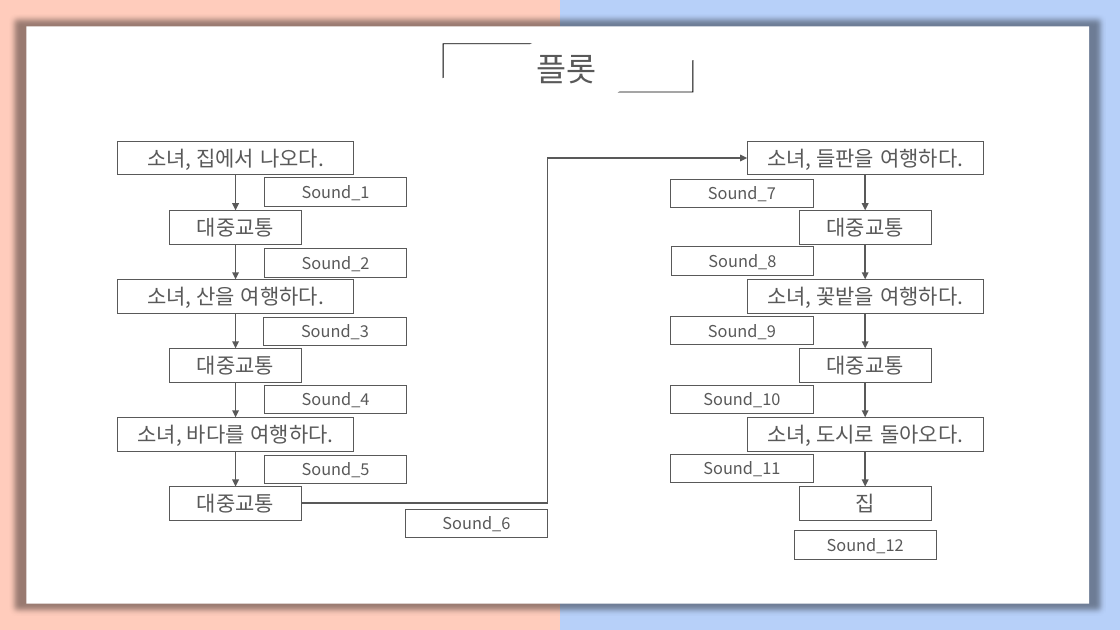
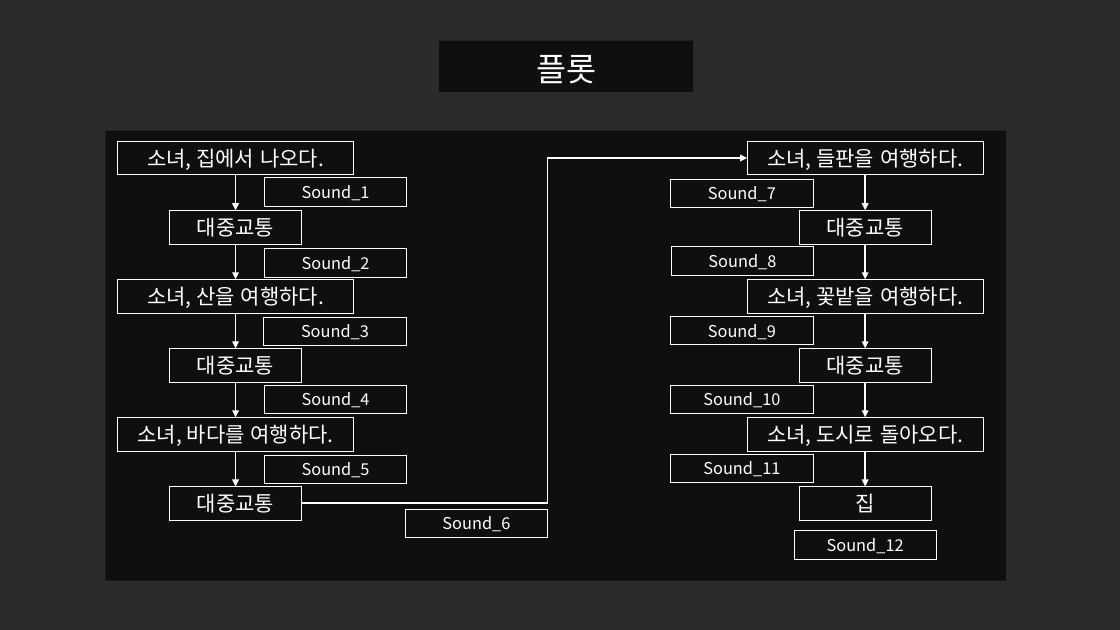
Before and after one commit to mehwari/proj.home, a slide deck: slide 3 of proj.home.PT.pptx. Drawn at 1120x630 pixels with LibreOffice and Linux fonts; fonts in the diff are those of the drawing; background and template pictures are left out; a plain dark background stands for a picture behind light text. Boxes give left, top, right and bottom in pixels: in the first picture for what was removed or moved away, otherwise in the second. Text is boxed around its words. In the diff, an @@ line names an element or a change of style, - is before the commit and + after.

```diff
--- a/proj.home.PT.pptx
+++ b/proj.home.PT.pptx
@@ rectangle removed at [0,0,560,630] @@
@@ rectangle removed at [26,26,1089,603] @@
@@ rectangle removed at [560,0,1120,630] @@
@@ rectangle added at [439,40,693,92], fill #000000 at 65% opacity @@
@@ half frame removed at [443,44,532,78] @@
@@ text "플롯" at [536,55,596,84]: text colour #595959 to #FFFFFF @@
@@ half frame removed at [618,60,693,92] @@
@@ rectangle added at [106,130,1007,581], fill #000000 at 65% opacity @@
@@ arrow (235, 175) - (235, 210): stroke #595959 1.5 pt to #FFFFFF 1.5 pt @@
@@ elbow arrow (302, 503) - (747, 158): stroke #595959 1.5 pt to #FFFFFF 1.5 pt @@
@@ arrow (865, 175) - (865, 210): stroke #595959 1.5 pt to #FFFFFF 1.5 pt @@
@@ arrow (235, 245) - (235, 279): stroke #595959 1.5 pt to #FFFFFF 1.5 pt @@
@@ arrow (865, 245) - (865, 279): stroke #595959 1.5 pt to #FFFFFF 1.5 pt @@
@@ arrow (235, 313) - (235, 349): stroke #595959 1.5 pt to #FFFFFF 1.5 pt @@
@@ arrow (865, 313) - (865, 349): stroke #595959 1.5 pt to #FFFFFF 1.5 pt @@
@@ arrow (235, 382) - (235, 418): stroke #595959 1.5 pt to #FFFFFF 1.5 pt @@
@@ arrow (865, 382) - (865, 418): stroke #595959 1.5 pt to #FFFFFF 1.5 pt @@
@@ arrow (235, 451) - (235, 486): stroke #595959 1.5 pt to #FFFFFF 1.5 pt @@
@@ arrow (865, 451) - (865, 486): stroke #595959 1.5 pt to #FFFFFF 1.5 pt @@
@@ text colour #595959 to #FFFFFF; outline #595959 0.75 pt to #FFFFFF 0.75 pt in 24 elements at [118,141,354,175], [170,210,302,244], [118,279,354,313], [170,349,302,382], [118,418,354,451], [170,486,302,520], [747,141,983,175], [799,210,931,244], [747,279,983,313], [799,349,931,382], [747,418,983,451], [799,486,931,520], [265,178,407,207], [265,249,407,277], [264,318,406,346], [265,386,407,414], [265,455,407,484], [406,509,548,538], [671,179,813,208], [671,247,813,276], [671,317,813,345], [671,386,813,414], [671,455,813,483], [794,531,936,560] @@
```
Also in this commit, not shown: 9 other slides changed.
